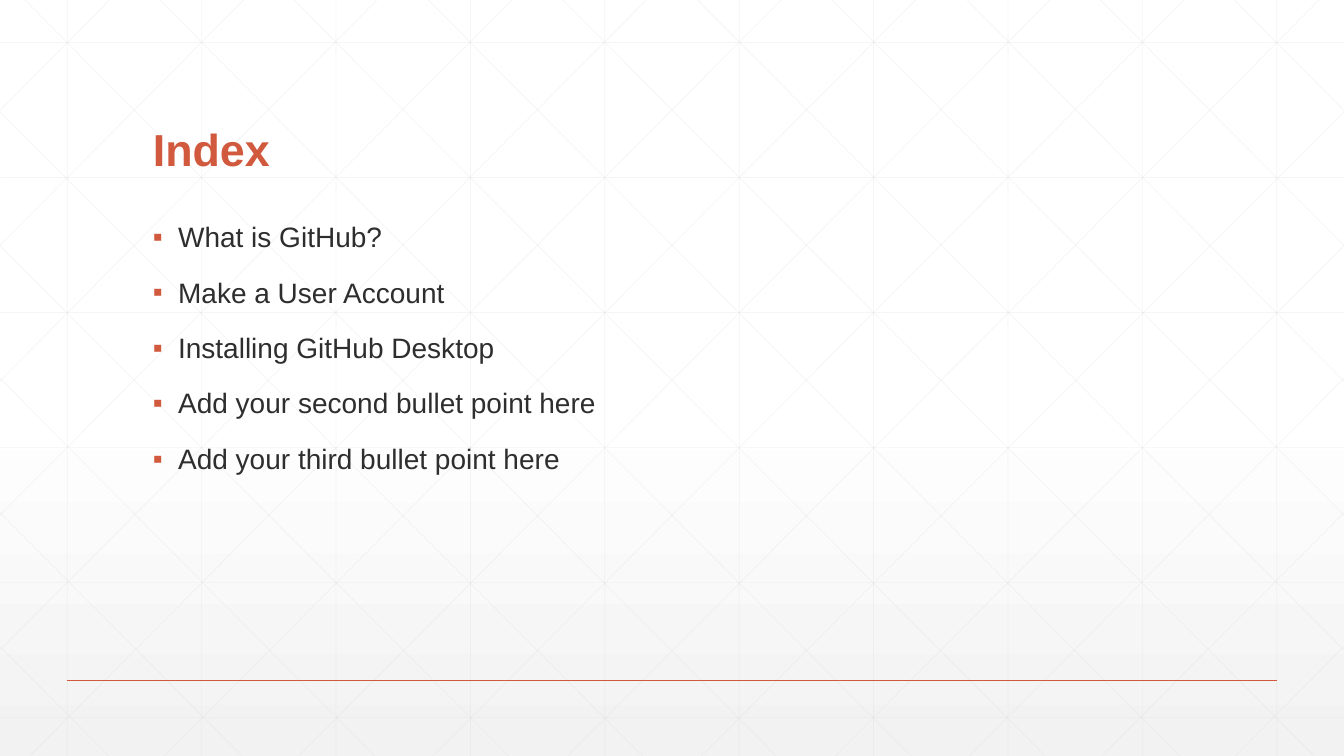
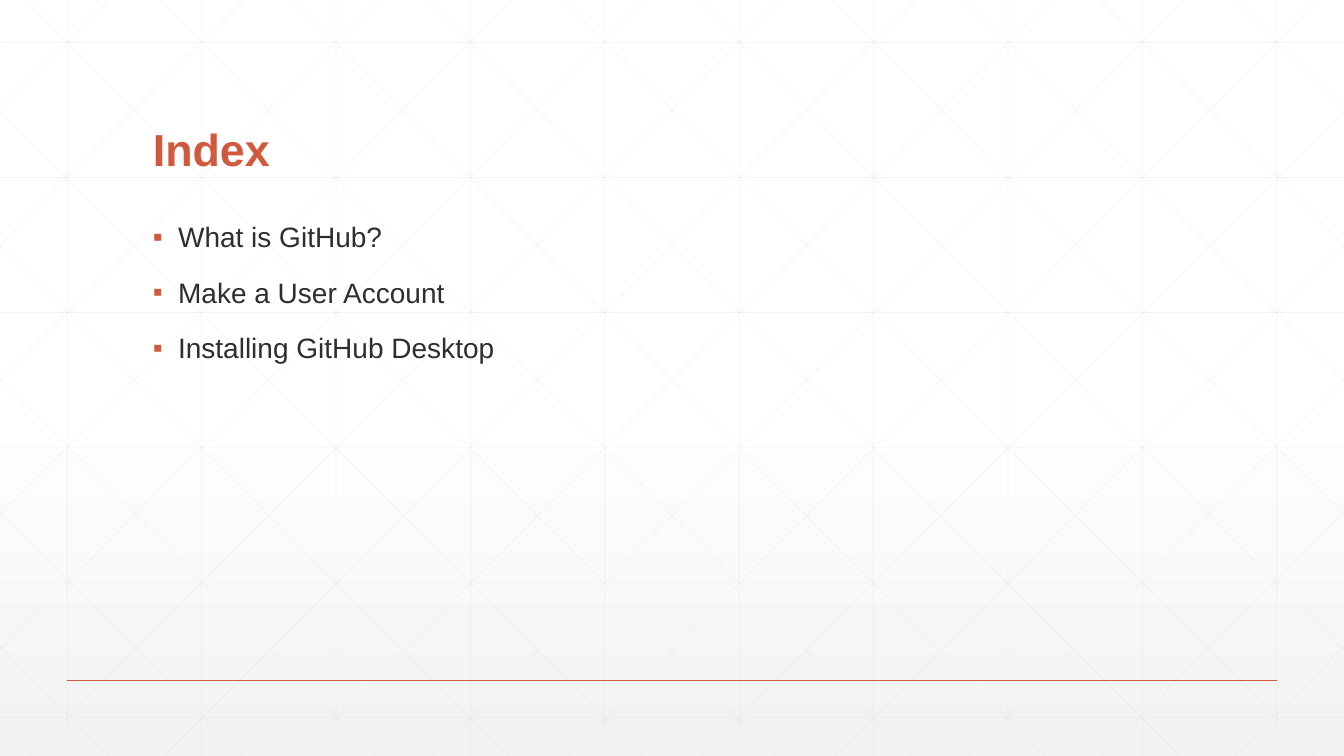
Before and after one commit to StevenRunck/GitHub-Pres, a slide deck: slide 2 of Github.pptx. Drawn at 1344x756 pixels with LibreOffice and Linux fonts; fonts in the diff are those of the drawing. Boxes give left, top, right and bottom in pixels: in the first picture for what was removed or moved away, otherwise in the second. Text is boxed around its words. In the diff, an @@ line names an element or a change of style, - is before the commit and + after.

Commit message:
made some changes

```diff
--- a/Github.pptx
+++ b/Github.pptx
@@ text at [178, 392, 595, 474]: paragraphs removed @@
-▪ Add your second bullet point here
-▪ Add your third bullet point here
```
Also in this commit, not shown: 1 slide added.
